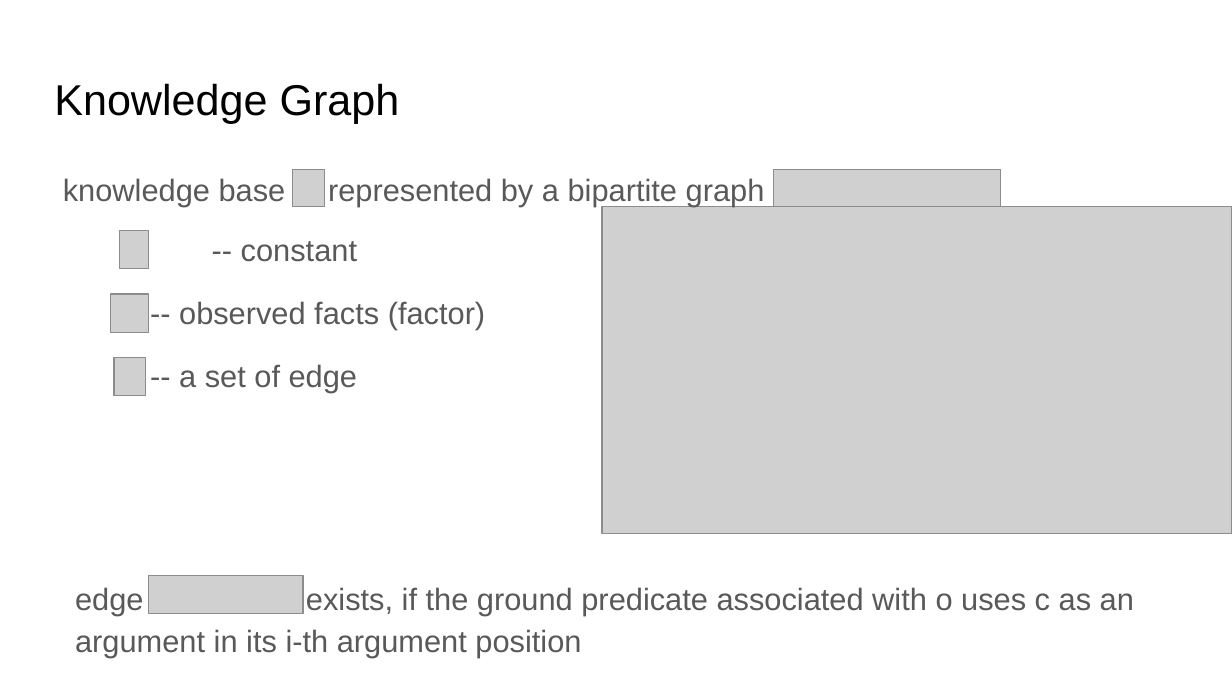
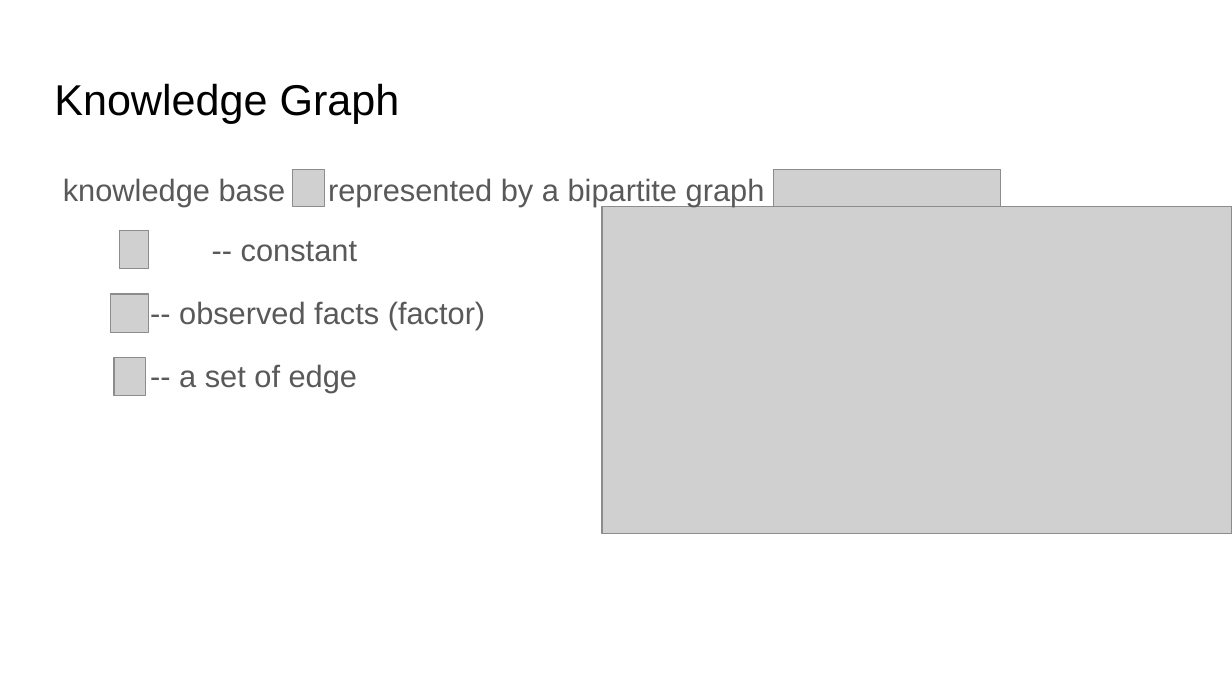
Before and after one commit to yichousun/Winter2021_CS249_GNN, a slide deck: slide 6 of Paper_Presentation/Knowledge_Graph/Efficient_Probabilistic_Logic_Reasoning_with_Graph_Neural_Networks/presentation/cs249 presentation.pptx (slide 5 before the commit). Drawn at 1232x693 pixels with LibreOffice and Linux fonts; fonts in the diff are those of the drawing; grey boxes stand for pictures. Boxes give left, top, right and bottom in pixels: in the first picture for what was removed or moved away, otherwise in the second. Text is boxed around its words. In the diff, an @@ line names an element or a change of style, - is before the commit and + after.

```diff
--- a/Paper_Presentation/Knowledge_Graph/Efficient_Probabilistic_Logic_Reasoning_with_Graph_Neural_Networks/presentation/cs249 presentation.pptx
+++ b/Paper_Presentation/Knowledge_Graph/Efficient_Probabilistic_Logic_Reasoning_with_Graph_Neural_Networks/presentation/cs249 presentation.pptx
@@ text removed at [75, 587, 1134, 658] @@
-edge exists, if the ground predicate associated with o uses c as an argument in its i-th argument position
@@ picture removed at [149, 575, 303, 614] @@
```
Also in this commit, not shown: 17 other slides changed, 11 slides added, 4 slides removed, 1 other file.
